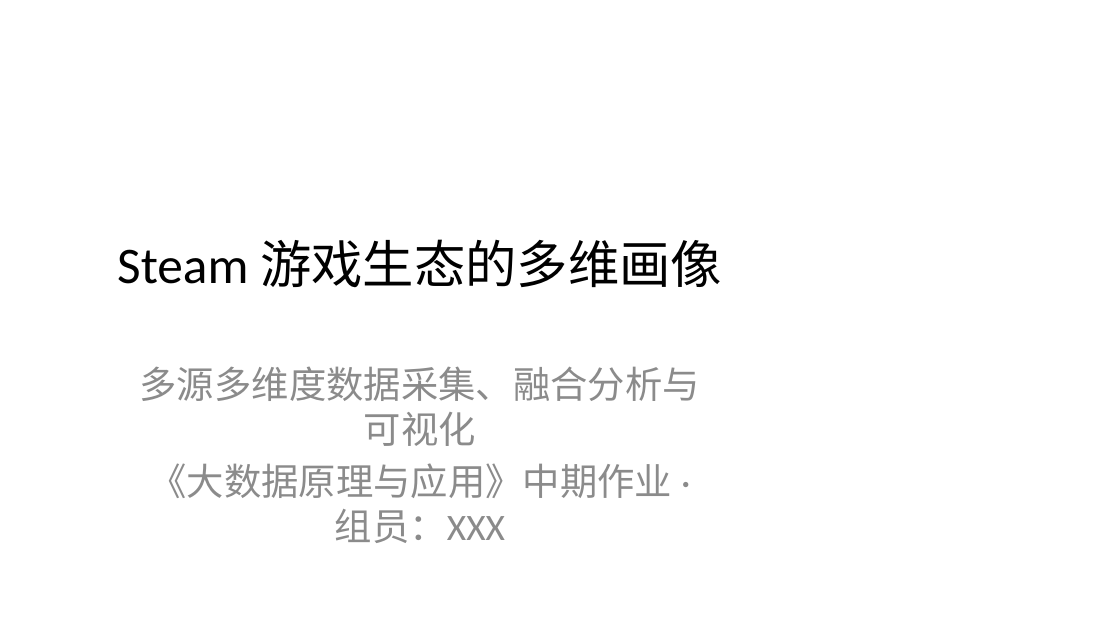
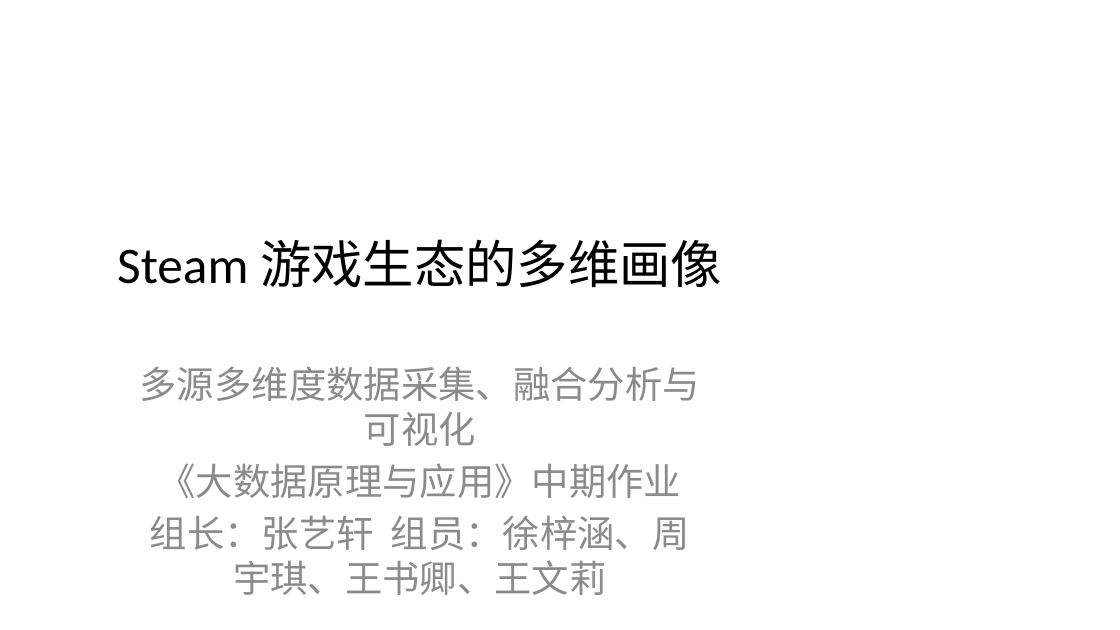
Before and after one commit to Zyx060525/steam-ecosystem, a slide deck: slide 1 of 项目展示PPT_Steam游戏生态.pptx. Drawn at 1120x630 pixels with LibreOffice and Linux fonts; fonts in the diff are those of the drawing. Boxes give left, top, right and bottom in pixels: in the first picture for what was removed or moved away, otherwise in the second. Text is boxed around its words. In the diff, an @@ line names an element or a change of style, - is before the commit and + after.

```diff
--- a/项目展示PPT_Steam游戏生态.pptx
+++ b/项目展示PPT_Steam游戏生态.pptx
@@ subtitle at (150, 463, 690, 595): text changed @@
-《大数据原理与应用》中期作业 · 组员：XXX
+《大数据原理与应用》中期作业
+组长：张艺轩 组员：徐梓涵、周宇琪、王书卿、王文莉
```
Also in this commit, not shown: 3 other files.
